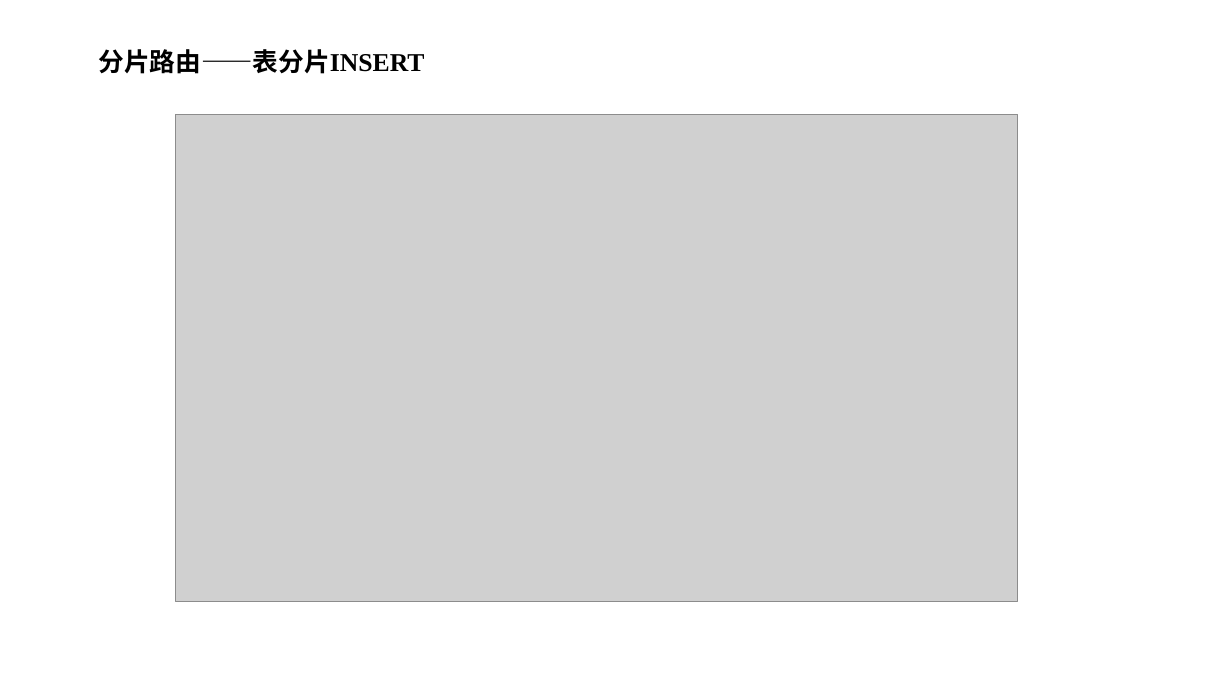
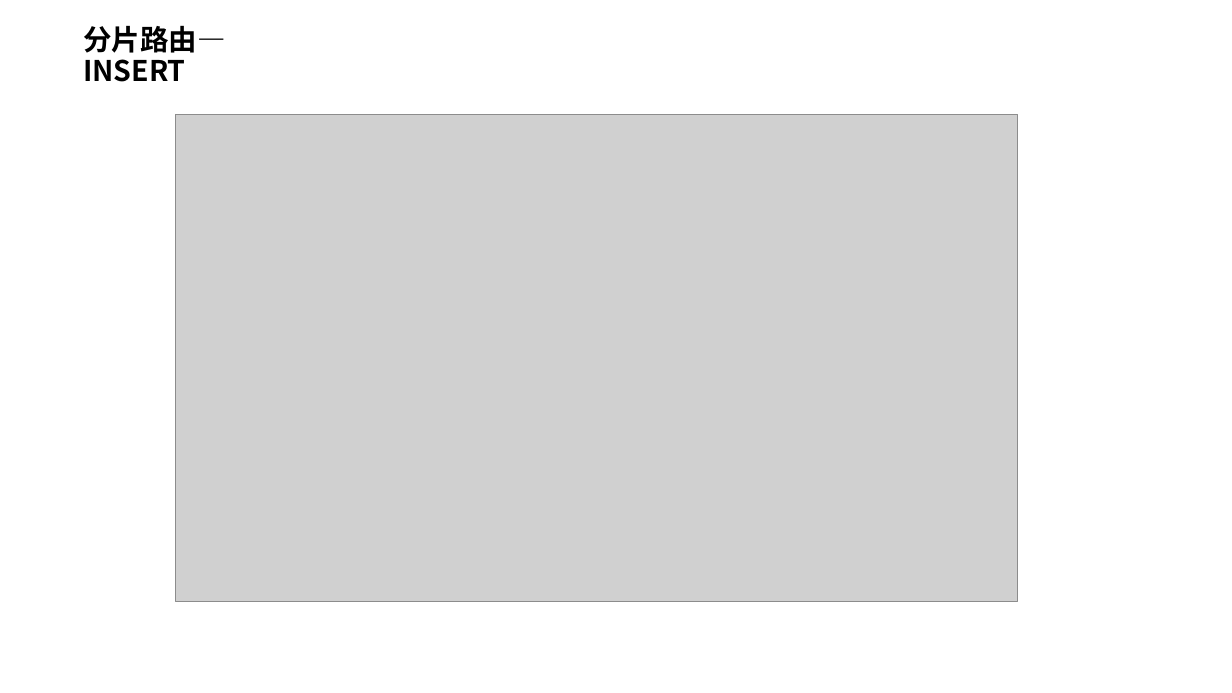
Before and after one commit to yedushusheng/mysql-learning, a slide deck: slide 8 of 28. OLTP/GoldenDB分布式数据库.pptx. Drawn at 1232x693 pixels with LibreOffice and Linux fonts; fonts in the diff are those of the drawing; grey boxes stand for pictures. Boxes give left, top, right and bottom in pixels: in the first picture for what was removed or moved away, otherwise in the second. Text is boxed around its words. In the diff, an @@ line names an element or a change of style, - is before the commit and + after.

```diff
--- a/28. OLTP/GoldenDB分布式数据库.pptx
+++ b/28. OLTP/GoldenDB分布式数据库.pptx
@@ text "分片路由—INSERT" at (83,25,225,82): vertical alignment top to middle @@
@@ text at (83,25,225,82): text changed; size 20 to 22.2 pt; font Times New Roman to Noto Sans CJK SC @@
-分片路由——表分片INSERT
+分片路由—INSERT
```
Also in this commit, not shown: 23 other slides changed, 4 slides added, 6 slides removed.
